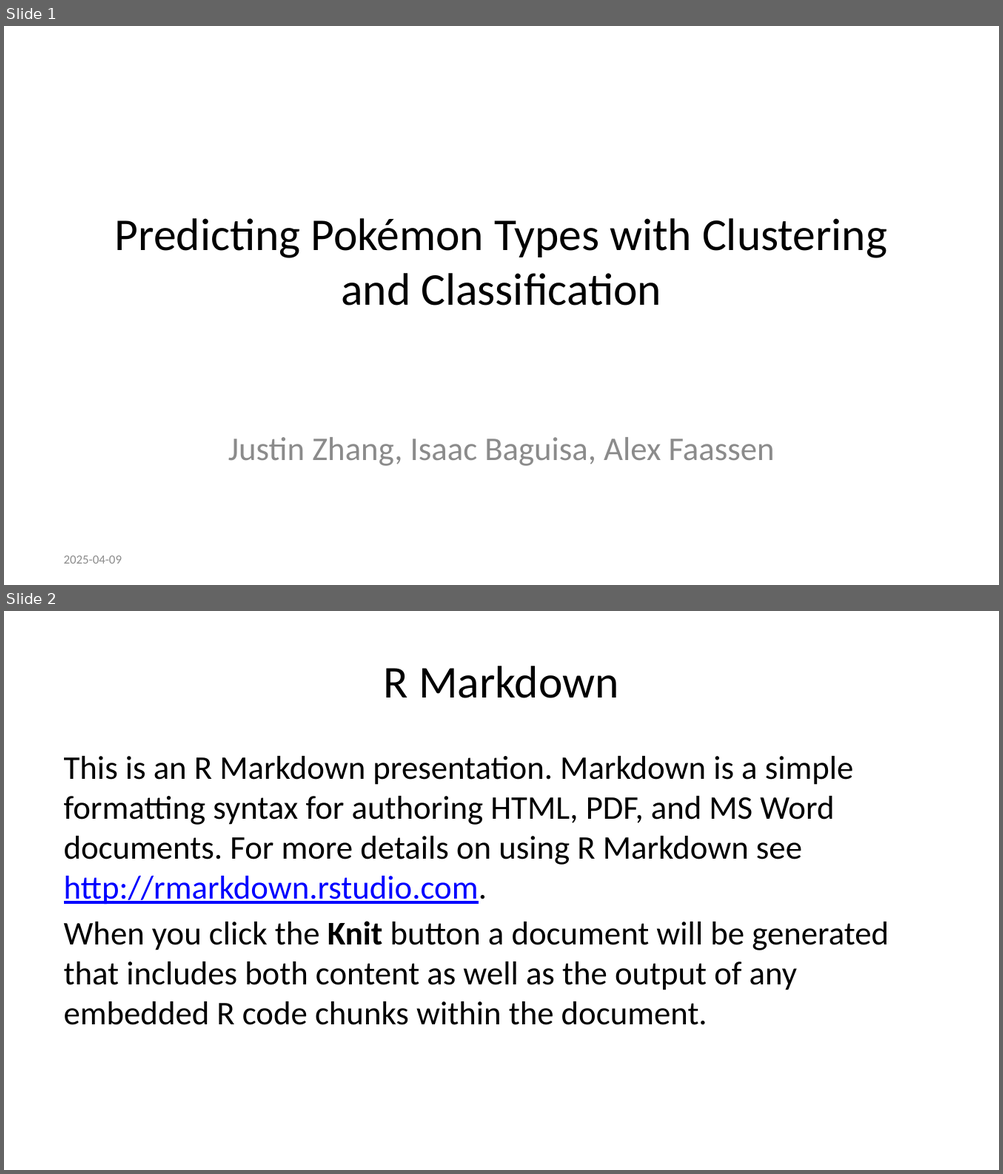
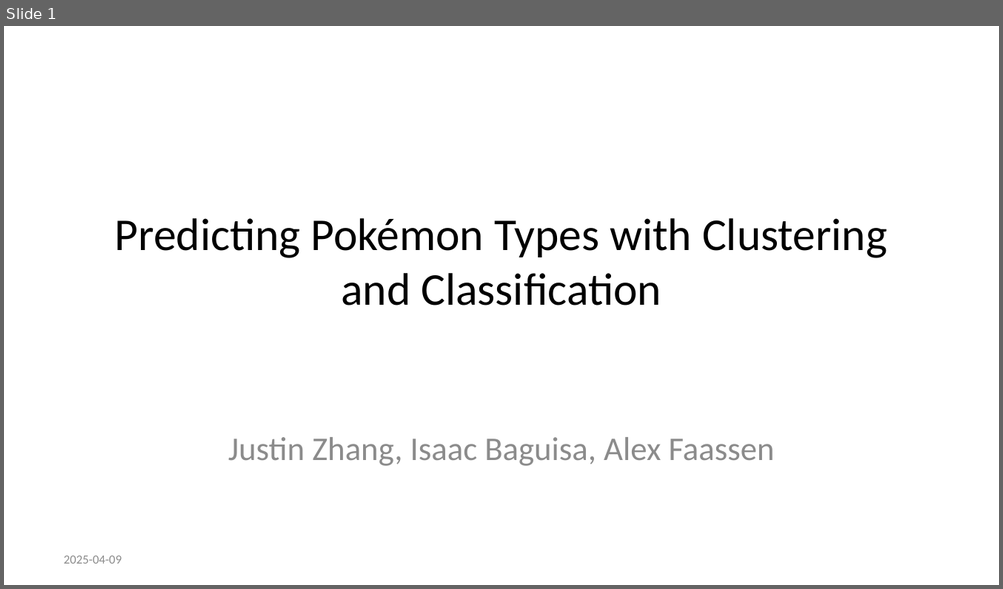
Before and after one commit to alexfaassen/STA2201, a slide deck: Presentation.pptx. Shown one above the other, each under a label of ours: slides 1 and 2 before the commit, slide 1 after it. The pictures are 1003x1174 and 1003x589 pixels, drawn with LibreOffice and Linux fonts; fonts in the diff are those of the drawing. Boxes give left, top, right and bottom in pixels: in the first picture for what was removed or moved away, otherwise in the second. Text is boxed around its words. In the diff, an @@ line names an element or a change of style, - is before the commit and + after.

```diff
--- a/Presentation.pptx
+++ b/Presentation.pptx
@@ slide 2 removed at bbox=[4, 611, 999, 1170], background #FFFFFF @@
@@ title removed at bbox=[384, 666, 619, 698] @@
-R Markdown
@@ text removed at bbox=[64, 756, 888, 1025] @@
-This is an R Markdown presentation. Markdown is a simple formatting syntax for authoring HTML, PDF, and MS Word documents. For more details on using R Markdown see http://rmarkdown.rstudio.com.
-When you click the Knit button a document will be generated that includes both content as well as the output of any embedded R code chunks within the document.
```
Also in this commit, not shown: 10 slides added, 3 other slides removed, 1 other file.
